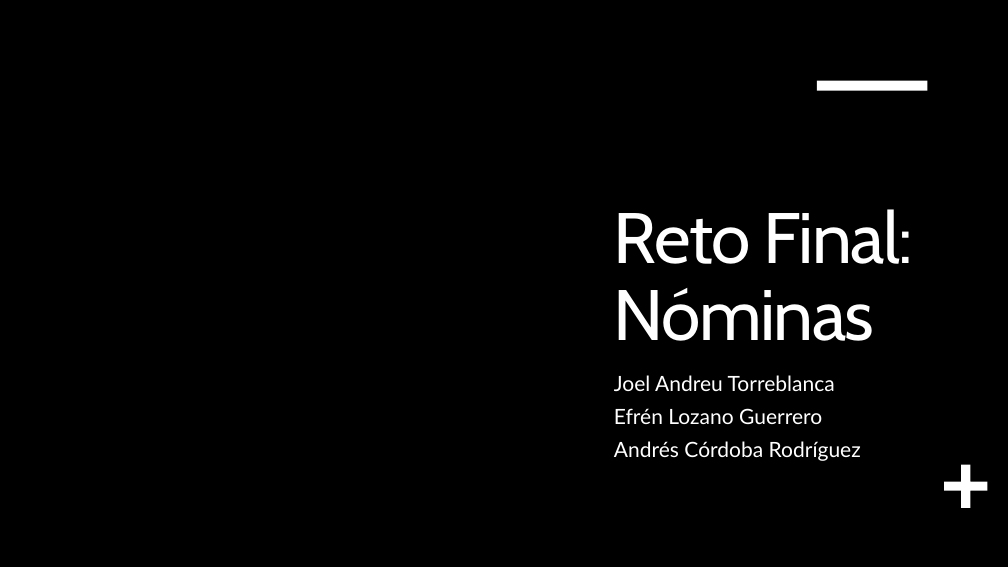
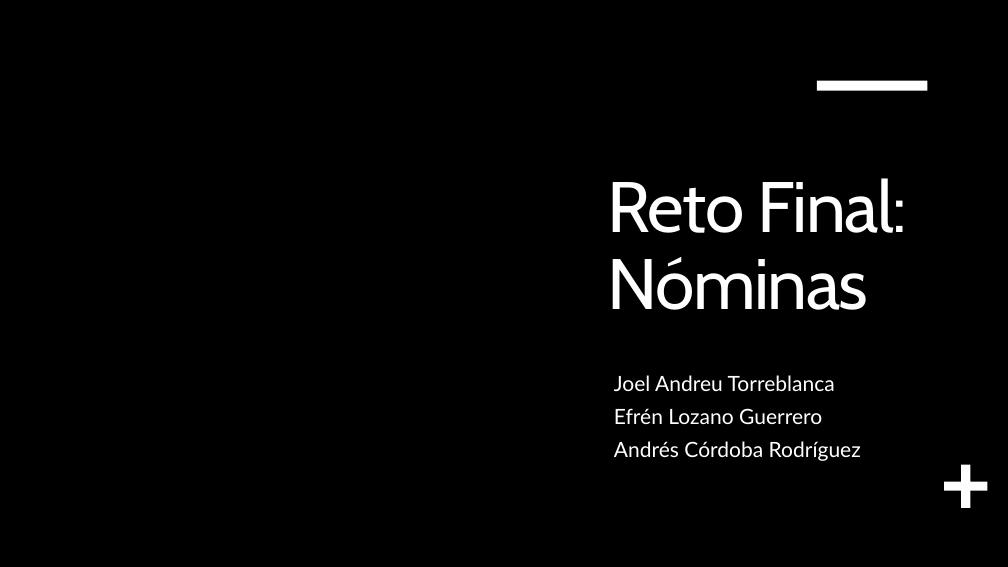
Before and after one commit to DiverseWizard1/ProyectoFinal, a slide deck: slide 1 of CalculadoraNominas_v0.1.pptx. Drawn at 1008x567 pixels with LibreOffice and Linux fonts; fonts in the diff are those of the drawing; background and template pictures are left out. Boxes give left, top, right and bottom in pixels: in the first picture for what was removed or moved away, otherwise in the second. Text is boxed around its words. In the diff, an @@ line names an element or a change of style, - is before the commit and + after.

```diff
--- a/CalculadoraNominas_v0.1.pptx
+++ b/CalculadoraNominas_v0.1.pptx
@@ title "Reto Final: Nóminas": place and size @@
-title "Reto Final: Nóminas" at <box>614,209,913,341</box>
+title "Reto Final: Nóminas" at <box>608,178,907,310</box>
```
Also in this commit, not shown: 3 other slides changed, 2 other files.
